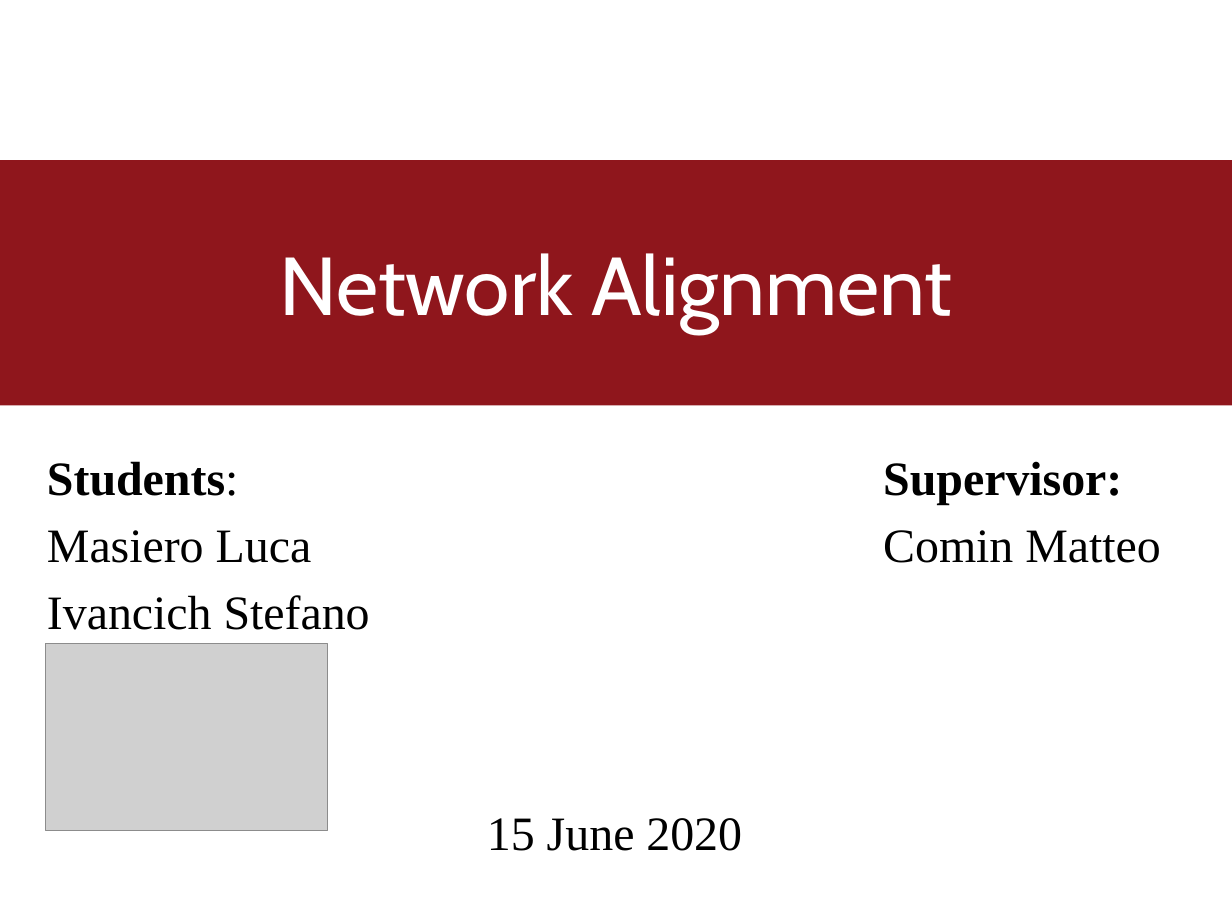
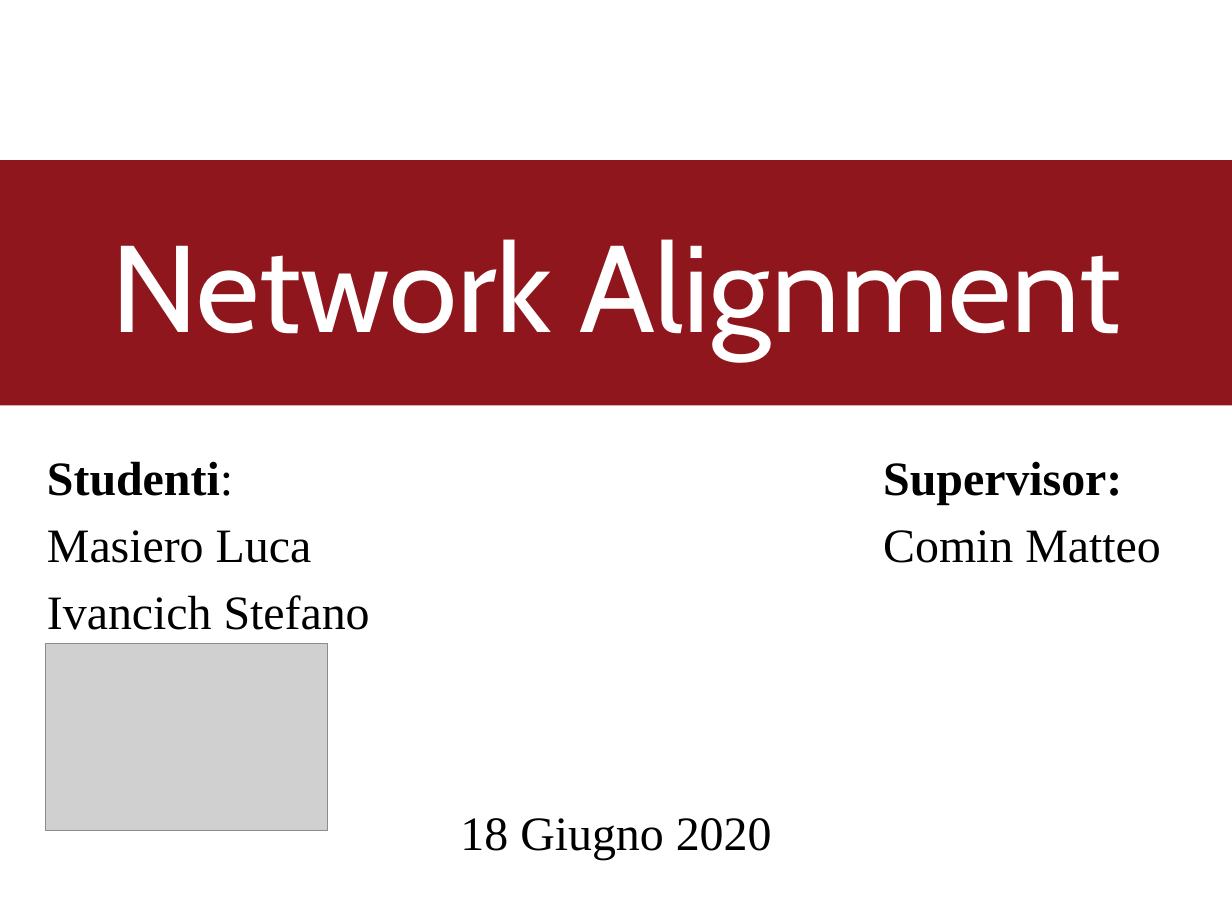
Before and after one commit to TyllanDrake/NetworkAlignment, a slide deck: slide 1 of Presentation/Presentation.pptx. Drawn at 1232x924 pixels with LibreOffice and Linux fonts; fonts in the diff are those of the drawing; grey boxes stand for pictures; background and template pictures are left out. Boxes give left, top, right and bottom in pixels: in the first picture for what was removed or moved away, otherwise in the second. Text is boxed around its words. In the diff, an @@ line names an element or a change of style, - is before the commit and + after.

```diff
--- a/Presentation/Presentation.pptx
+++ b/Presentation/Presentation.pptx
@@ title "Network Alignment" at bbox=[0, 160, 1232, 405]: size 48 to 72 pt @@
@@ text at bbox=[47, 461, 233, 496]: text changed @@
-Students:
+Studenti:
@@ text at bbox=[460, 818, 772, 860]: text changed @@
-15 June 2020
+18 Giugno 2020
```
Also in this commit, not shown: 13 slides added, 12 slides removed.
